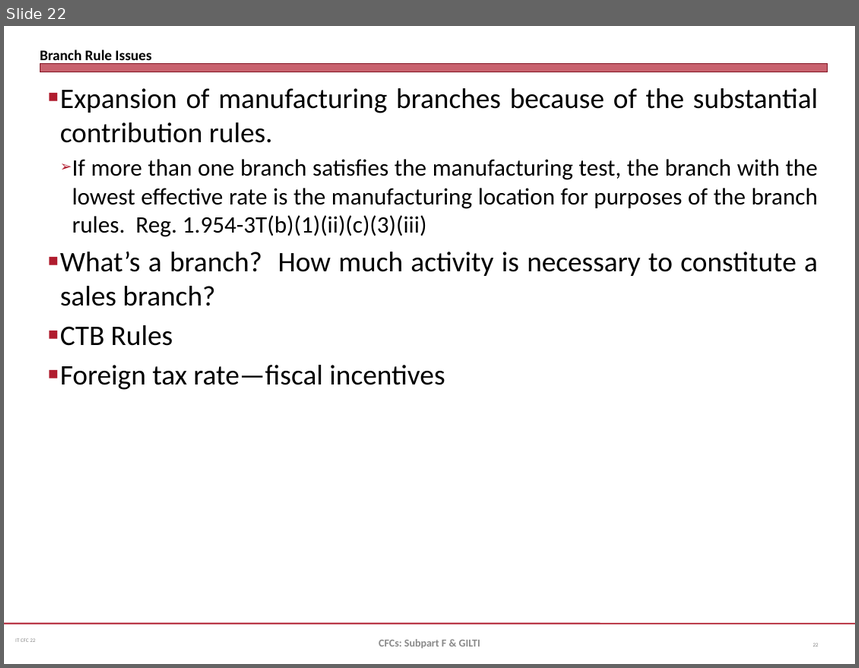
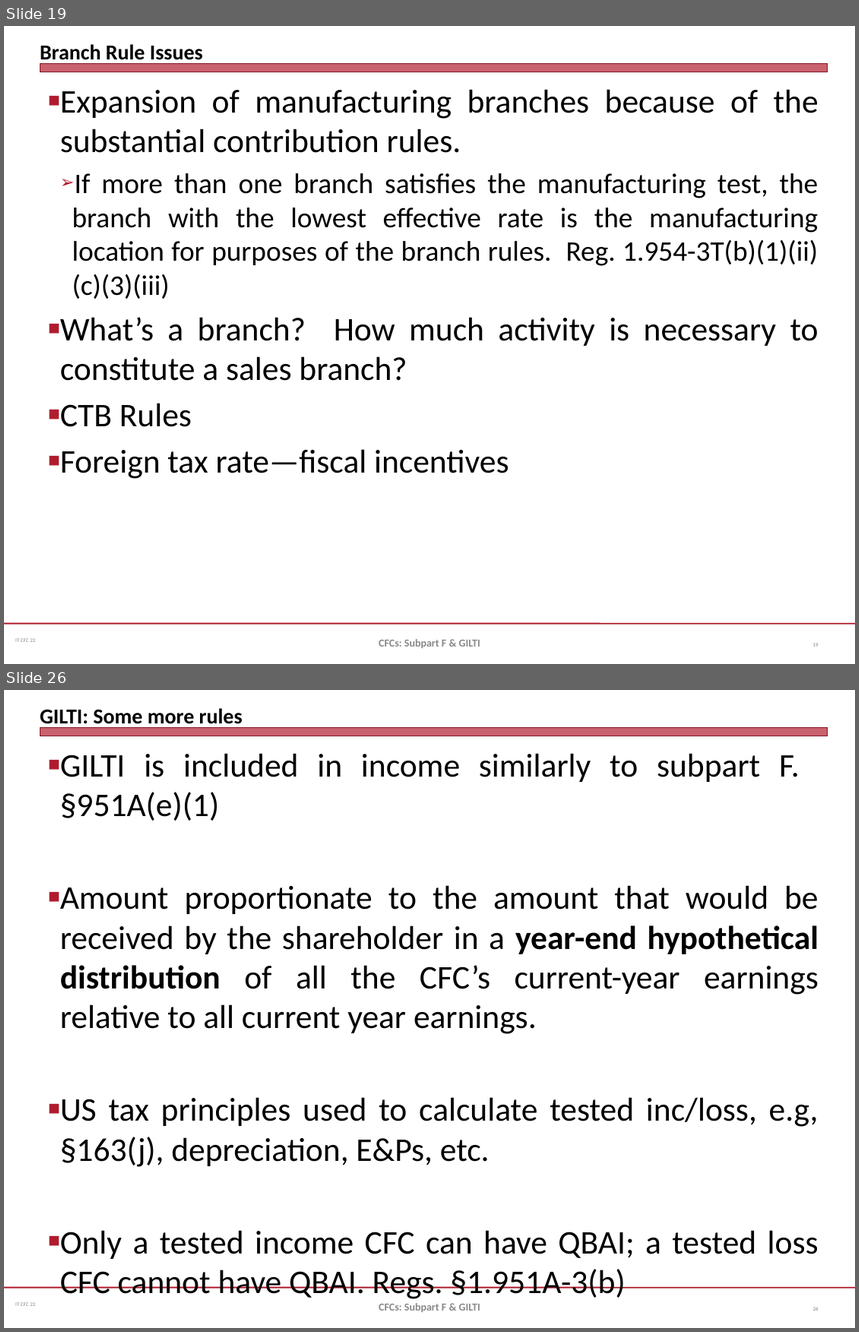
Before and after one commit to jmc877/International-Tax, a slide deck: slides/IT_CFC_22_1.pptx. Shown one above the other, each under a label of ours: slide 22 before the commit, slides 19 and 26 after it; the slides between them are not shown. The pictures are 859x668 and 859x1332 pixels, drawn with LibreOffice and Linux fonts; fonts in the diff are those of the drawing. Boxes give left, top, right and bottom in pixels: in the first picture for what was removed or moved away, otherwise in the second. Text is boxed around its words. In the diff, an @@ line names an element or a change of style, - is before the commit and + after.

```diff
--- a/slides/IT_CFC_22_1.pptx
+++ b/slides/IT_CFC_22_1.pptx
@@ slide 26 added at bbox=[4, 690, 855, 1328], background #FFFFFF; not listed: 3 template elements that a slide beside it also shows @@
@@ title added at bbox=[40, 708, 243, 729], 18 pt, text #000000, bold @@
+GILTI: Some more rules
@@ text added at bbox=[60, 753, 819, 1298], 28 pt, text #000000 @@
+■ GILTI is included in income similarly to subpart F. §951A(e)(1)
+■ Amount proportionate to the amount that would be received by the shareholder in a year-end hypothetical distribution of all the CFC’s current-year earnings relative to all current year earnings.
+■ US tax principles used to calculate tested inc/loss, e.g, §163(j), depreciation, E&Ps, etc.
+■ Only a tested income CFC can have QBAI; a tested loss CFC cannot have QBAI. Regs. §1.951A-3(b)
@@ text added at bbox=[379, 1303, 481, 1312], 9 pt, text #898989, bold @@
+CFCs: Subpart F & GILTI
@@ page number added at bbox=[813, 1307, 819, 1311], 4.5 pt, text #808080 @@
+26
@@ what was slide 22 is now slide 19 @@
@@ slide 19 changed as well @@
@@ title "Branch Rule Issues" at bbox=[40, 44, 203, 65]: size 12.4 to 18 pt @@
@@ text "Expansion of manufacturing branches because ..." at bbox=[60, 89, 819, 479]: size 24 to 28 pt in "Expansion of manufacturing branches because of the ...", "What’s a branch? How much activity is ...", "CTB Rules", "Foreign tax rate—fiscal incentives"; size 20 to 24 pt in "If more than one branch satisfies the ..." @@
```
Also in this commit, not shown: 16 other slides changed, 6 other slides added, 2 slides removed, 2 other files.
